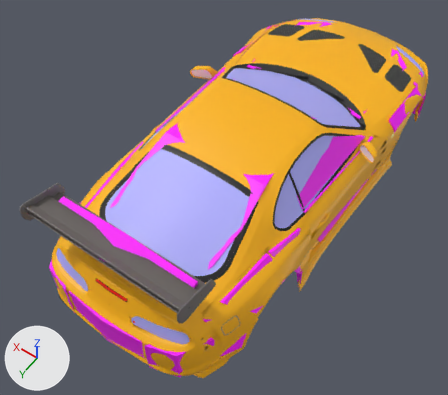
The FBX model Assets/Models/Cars/Supra_Toyota2/Supra_Toyota2_1.fbx: old version first, new version second.
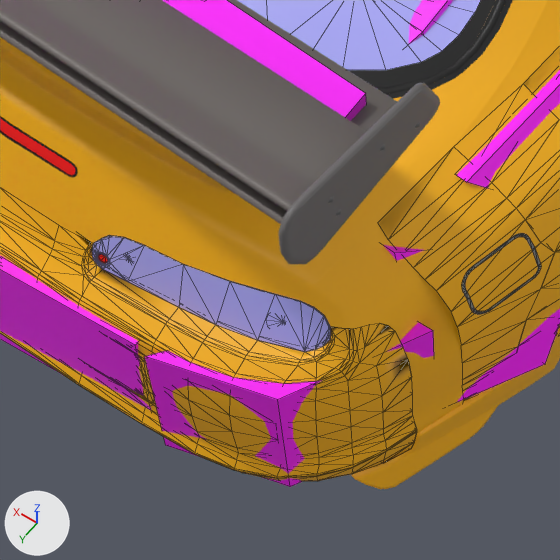
The first picture shows the older version from a 50 mm lens placed at (-1.98, 3.42, 4.84), pointed at (0.05, 0.57, 0.36). The close-ups show both versions on the part from 24% to 55% of the width and 66% to 100% of the height of that picture; other places that the commit changed are outside them. The axes (+X, +Y, +Z) are drawn at lower left. The lights are the same throughout. The close-ups show mesh edges as thin lines. Where no turn or scale is listed for an object, it has been applied to the vertices. Vertices at the same position are counted once.

The first close-up shows 'BumperRCol2', 'BumperRCol3', 'SpoilerCol', 'base', 'pasted__pasted__pasted__BodyCol1', 'pasted__polySurface160', 'pasted__polySurface1752', 'pasted__polySurface97', 'polySurface183', 'polySurface187', 'polySurface203', 'polySurface64'.
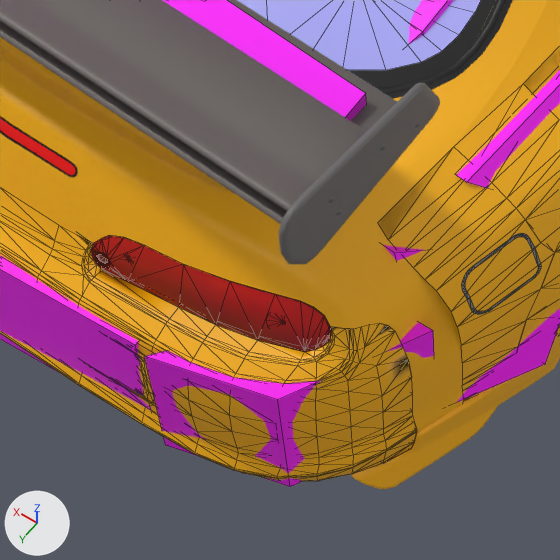
Where the newer file only moved an object's origin or applied its transform, the numbers keep the older frame.

Where the change shows, as pixel boxes [x1, y1, x2, y2] in the close-ups (560 x 560 px):
'polySurface64', recoloured, surface changed (blue to red)
    both: [92, 235, 331, 352]
part 1 of me_mesh_040, recoloured
    both: [98, 254, 108, 263]
part 2 of me_mesh_040, surface changed (blue to red)
    both: [92, 236, 331, 352]

Edits to the bpy script that builds the scene:
```text
Add img_bm3_lights_jpeg:
    img_bm3_lights_jpeg = load_image('bm3_lights.jpeg', '../Materials/bm3_lights.jpeg', 512, 512, 'sRGB')
Add mat_light_texture:
    mat_light_texture = principled_material('light_texture')
    mat_light_texture.texture = img_bm3_lights_jpeg
Change me_mesh_040:
    where me_mesh_040.from_pydata(...)  # 832 vertices, 1464 faces; spans x -0.8..0.8, y -2.12..2.12, z -0.15..0.15
    used by ob_polysurface64; location = (-0.002, -0.005, 0.634)
    remove me_mesh_040.materials.append(mat_glass)  # blue #b0b0ff
    me_mesh_040 part 1: all 374 faces that had it switch from mat_lambert23 (red #ff0000) to mat_light_texture (picture img_bm3_lights_jpeg)
    me_mesh_040 part 2: texture (UV) coordinates of 240 of 1464 faces, centred in x -0.79..0.79, y -2.1..2.12, z -0.14..0.13, changed; they spanned u 0.0..1.0, v 0.0..1.0 and now span u 0.49..0.86, v 0.44..0.7
```
